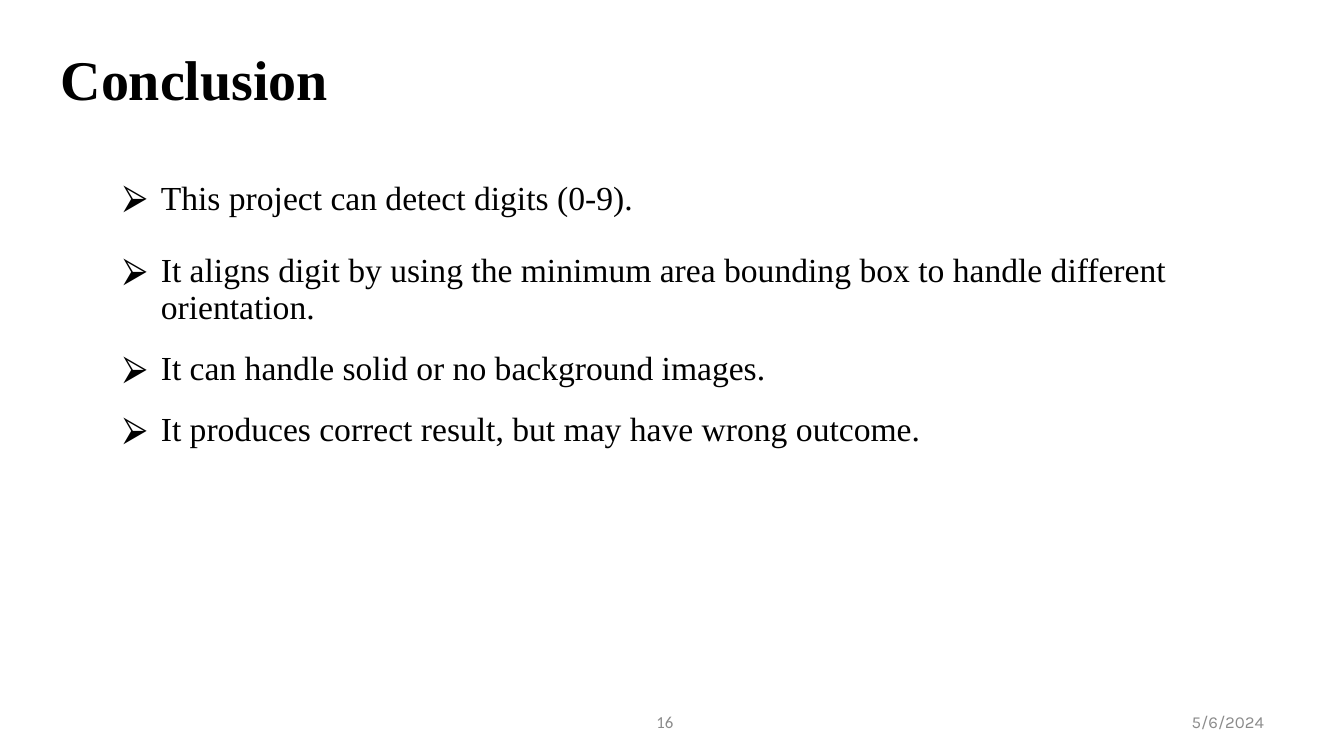
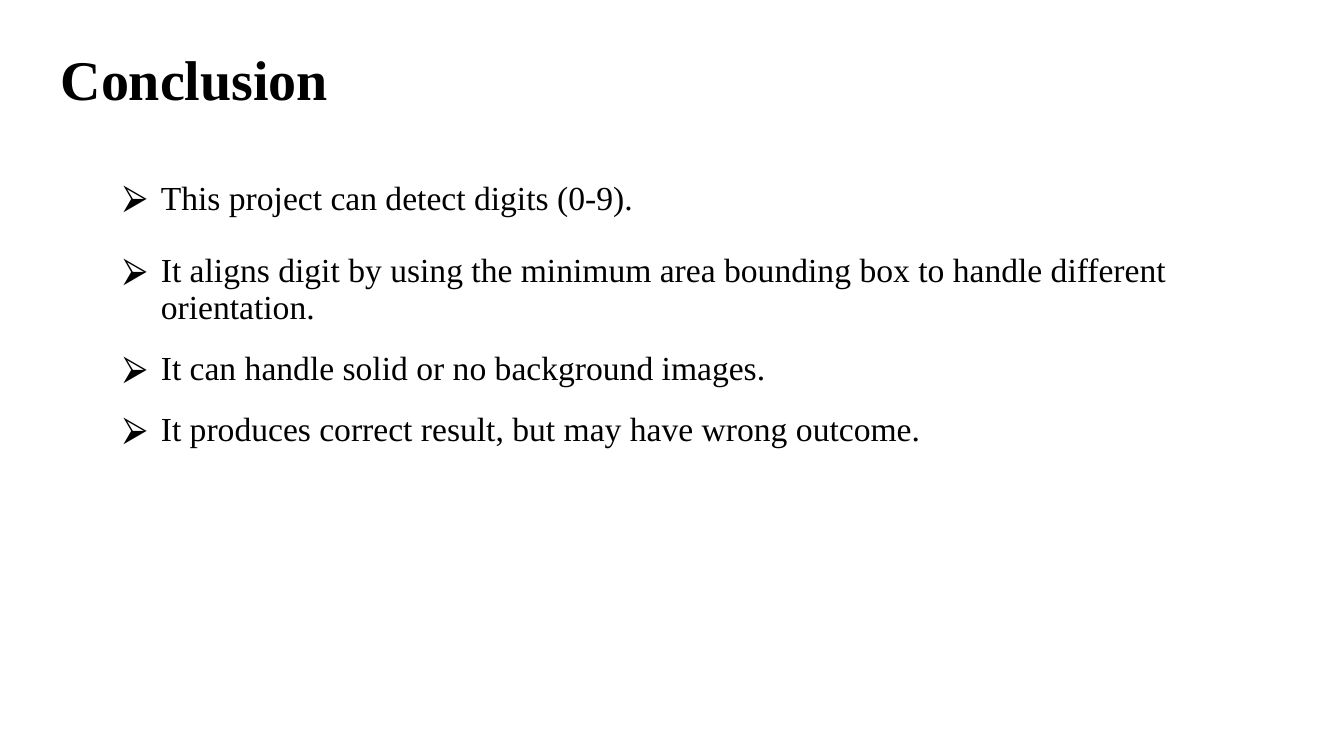
Before and after one commit to abusaeed2433/ImageCodes, a slide deck: slide 16 of Project/docs/1907057.pptx. Drawn at 1344x756 pixels with LibreOffice and Linux fonts; fonts in the diff are those of the drawing. Boxes give left, top, right and bottom in pixels: in the first picture for what was removed or moved away, otherwise in the second. Text is boxed around its words. In the diff, an @@ line names an element or a change of style, - is before the commit and + after.

```diff
--- a/Project/docs/1907057.pptx
+++ b/Project/docs/1907057.pptx
@@ page number removed at box(656, 717, 673, 728) @@
-16
@@ text removed at box(1192, 716, 1264, 729) @@
-5/6/2024
```
Also in this commit, not shown: 14 other slides changed, 43 other files.
